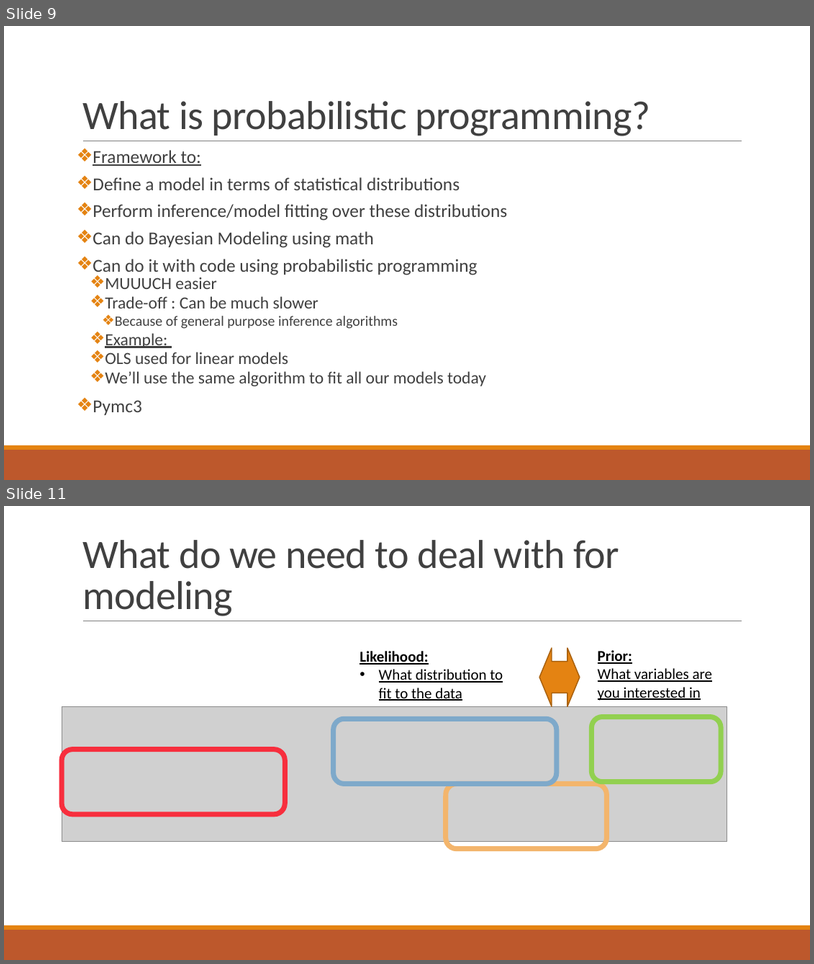
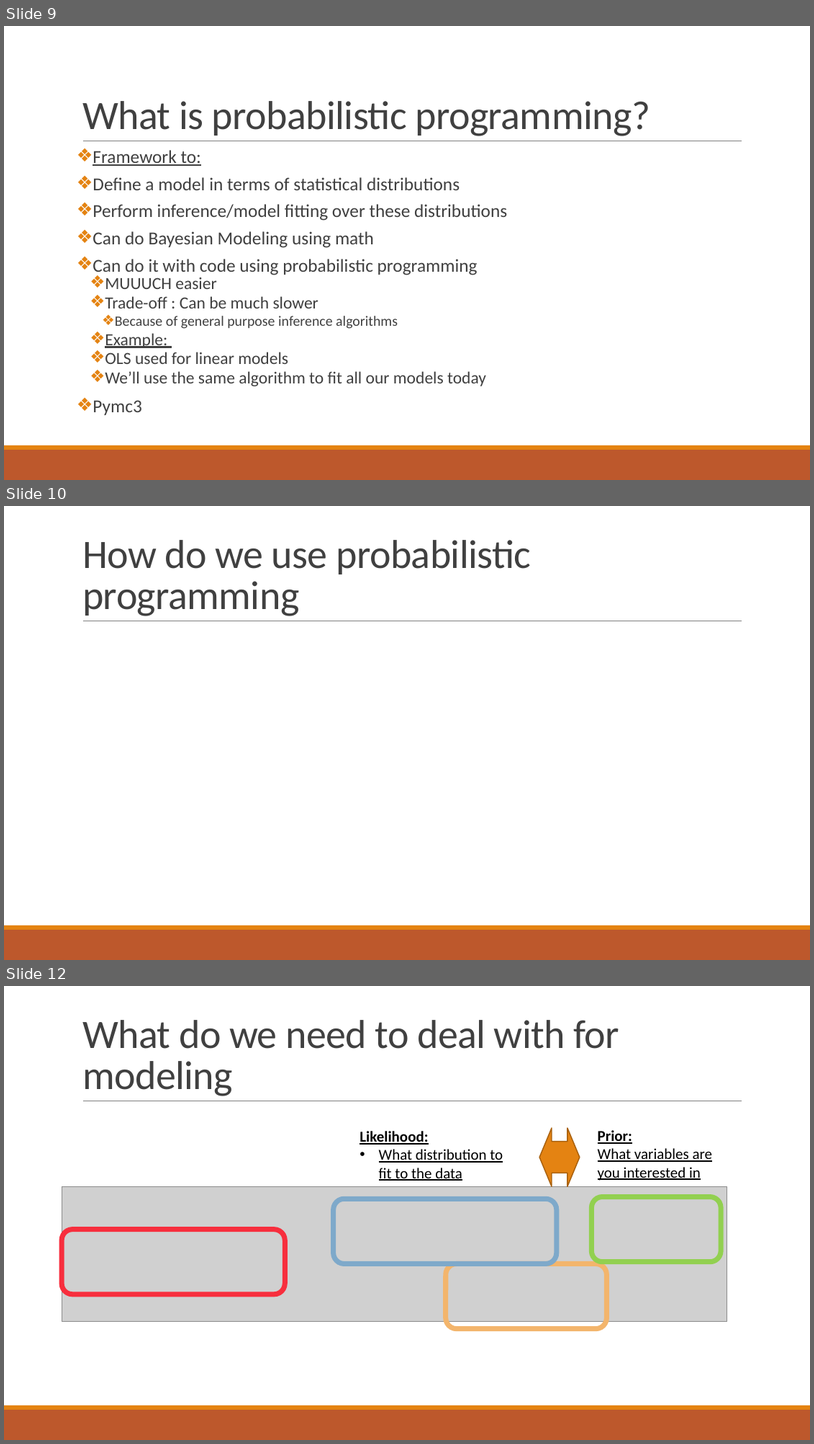
Before and after one commit to abuzarmahmood/teachables, a slide deck: Bayesian_Modeling_Lecture/Adv_Data_Analysis_Bayesian_Modeling.pptx. Shown one above the other, each under a label of ours: slides 9 and 11 before the commit, slides 9, 10 and 12 after it; the slides between them are not shown. The pictures are 814x964 and 814x1444 pixels, drawn with LibreOffice and Linux fonts; fonts in the diff are those of the drawing; grey boxes stand for pictures. Boxes give left, top, right and bottom in pixels: in the first picture for what was removed or moved away, otherwise in the second. Text is boxed around its words. In the diff, an @@ line names an element or a change of style, - is before the commit and + after.

```diff
--- a/Bayesian_Modeling_Lecture/Adv_Data_Analysis_Bayesian_Modeling.pptx
+++ b/Bayesian_Modeling_Lecture/Adv_Data_Analysis_Bayesian_Modeling.pptx
@@ slide 10 added at (4,506,810,960), background #FFFFFF; not listed: 3 template elements that a slide beside it also shows @@
@@ title added at (82,540,531,616), 48 pt, text #404040 @@
+How do we use probabilistic programming
@@ what was slide 11 is now slide 12 @@
```
Also in this commit, not shown: 3 slides changed, 7 other slides added.
